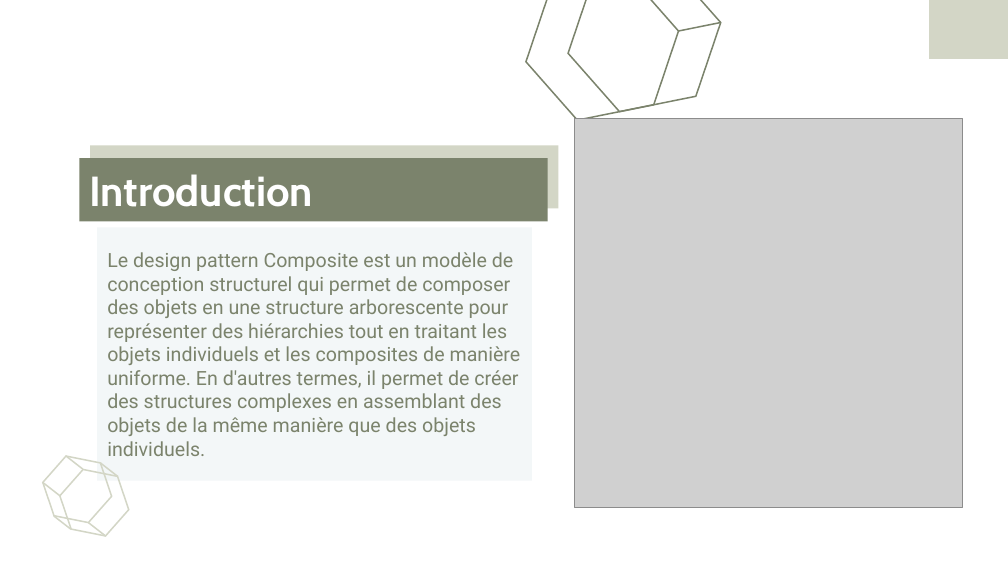
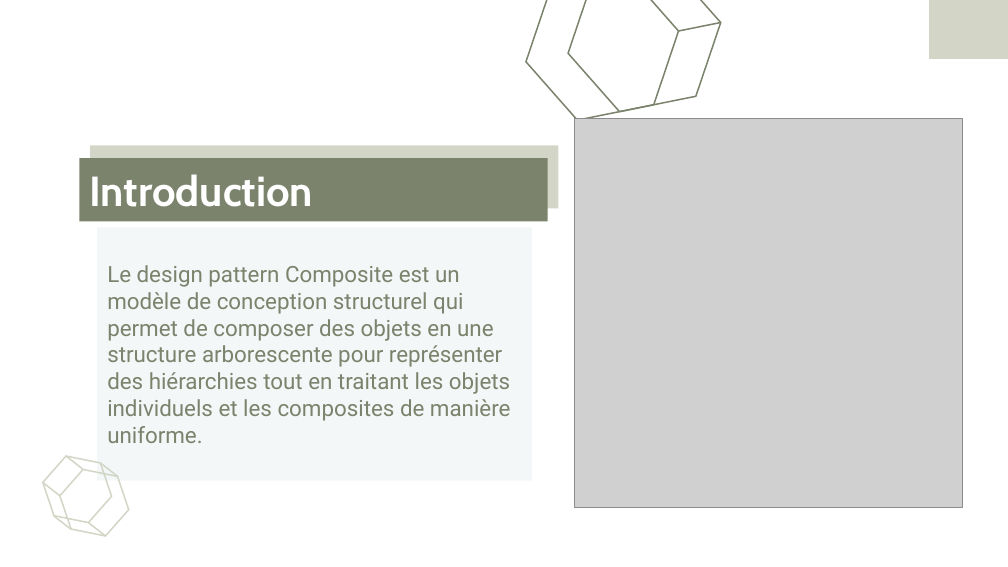
Before and after one commit to Abdelkarim-01/sdesign-pattern, a slide deck: slide 13 of DesignPatternsJEE1.pptx (slide 20 before the commit). Drawn at 1008x567 pixels with LibreOffice and Linux fonts; fonts in the diff are those of the drawing; grey boxes stand for pictures. Boxes give left, top, right and bottom in pixels: in the first picture for what was removed or moved away, otherwise in the second. Text is boxed around its words. In the diff, an @@ line names an element or a change of style, - is before the commit and + after.

```diff
--- a/DesignPatternsJEE1.pptx
+++ b/DesignPatternsJEE1.pptx
@@ text at [107, 265, 511, 443]: text changed; size 14 to 16 pt @@
-Le design pattern Composite est un modèle de conception structurel qui permet de composer des objets en une structure arborescente pour représenter des hiérarchies tout en traitant les objets individuels et les composites de manière uniforme. En d'autres termes, il permet de créer des structures complexes en assemblant des objets de la même manière que des objets individuels.
+Le design pattern Composite est un modèle de conception structurel qui permet de composer des objets en une structure arborescente pour représenter des hiérarchies tout en traitant les objets individuels et les composites de manière uniforme.
```
Also in this commit, not shown: 3 other slides changed, 1 slide added, 1 slide removed.
